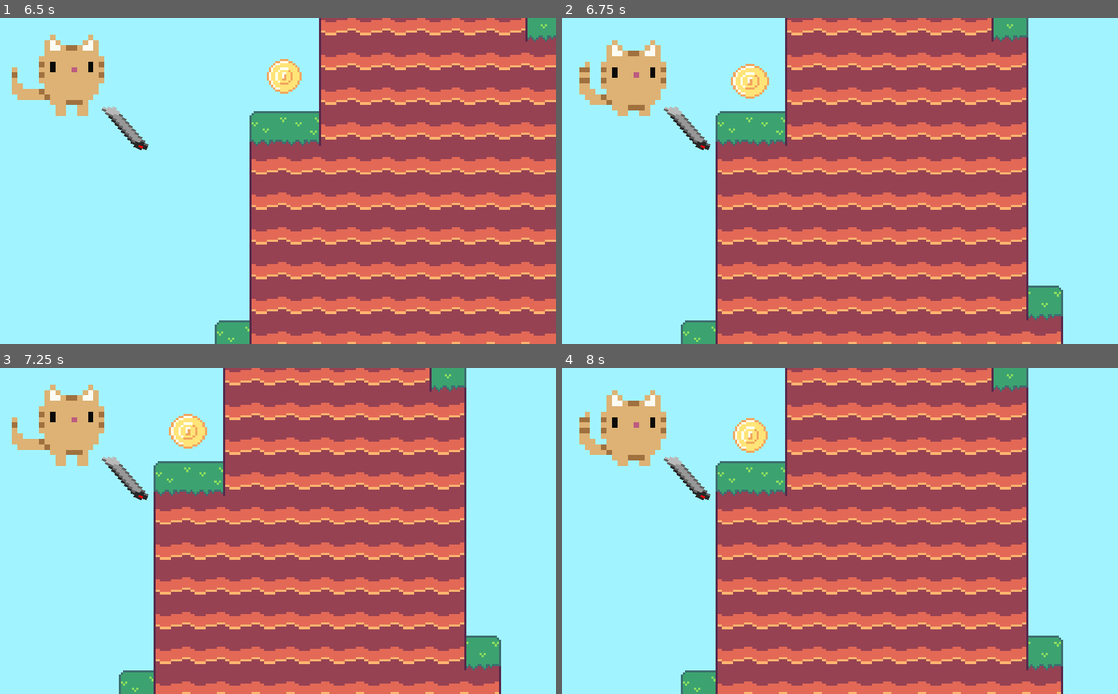
Above: before the commit, frames 1-4 (two rows, left to right).
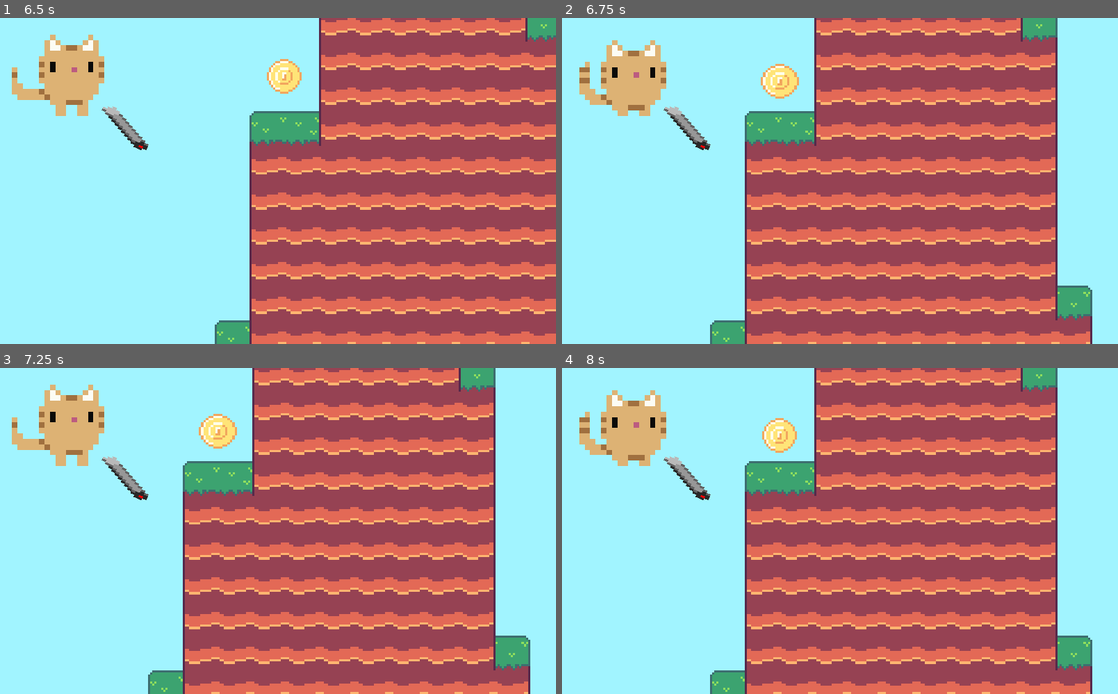
Above: after the commit, the same moments.

Repository: aarongrisez/gmtk2023
Game: Godot game, scene res://World/World.tscn
Two runs of this game, one before a commit and one after it. Both use one fixed random seed, a clock stepped at 60 frames per second and the inputs below. This scene is started directly instead of the project's main scene. Sound files missing from this copy of the repository are replaced by a short silence.
Inputs (mouse positions are in pixels of both pictures, inside the frame that each line leads up to):
- Up to frame 1 (6.5 s): move the mouse to (250, 246) at 0.52 s; hold D (right) 0.53-2.03 s; click (250, 246) at 0.67 s; tap Space (jump) at 0.77, 1.52, 3.02, 3.77, 4.52, 6.02 s; move the mouse to (444, 229) at 1.27 s; move the mouse to (111, 132) at 2.02 s; hold A (left) 2.03-4.28 s; move the mouse to (305, 181) at 2.77 s; click (305, 181) at 2.92 s; move the mouse to (194, 99) at 3.52 s; move the mouse to (400, 164) at 4.27 s; hold D (right) from 4.28 s (still down); move the mouse to (166, 197) at 5.02 s; click (166, 197) at 5.17 s; move the mouse to (333, 109) at 5.77 s
- Up to frame 2 (6.75 s): keep holding D (right); move the mouse to (812, 246) at 6.52 s
- Up to frame 3 (7.25 s): keep holding D (right); tap Space (jump) at 6.77 s
- Up to frame 4 (8 s): keep holding D (right); move the mouse to (1006, 579) at 7.27 s; click (1006, 579) at 7.42 s; tap Space (jump) at 7.52 s

Frame 1 is identical in both runs. In frame 2, 19% of the frame differs, in the area x 21-96%, y 0-100%; in frame 3, 19%; in frame 4, 19%.
Error in both runs: Invalid set index 'position' (on base: 'null instance') with value of type 'Vector2'. (res://Player/Pen.gd:25)

Commit message:
change collision radius

Diff:
--- a/gmtk2023/Player/Cat.tscn
+++ b/gmtk2023/Player/Cat.tscn
@@ -6,7 +6,6 @@
 [ext_resource path="res://Player/Assets/cat-neutral-1.png.png" type="Texture" id=4]
 
 [sub_resource type="CircleShape2D" id=2]
-radius = 4.5523
 
 [sub_resource type="SpriteFrames" id=1]
 animations = [ {
